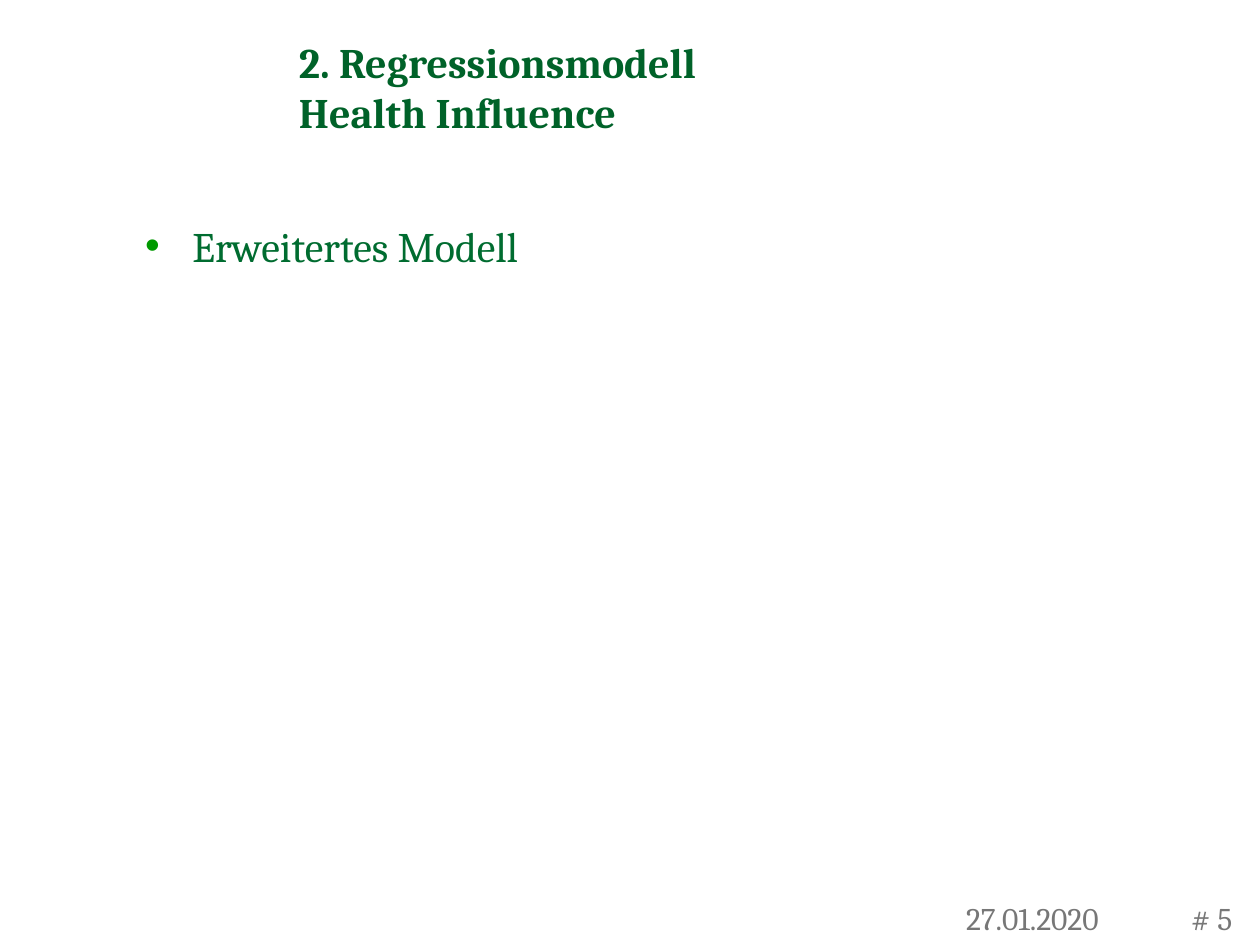
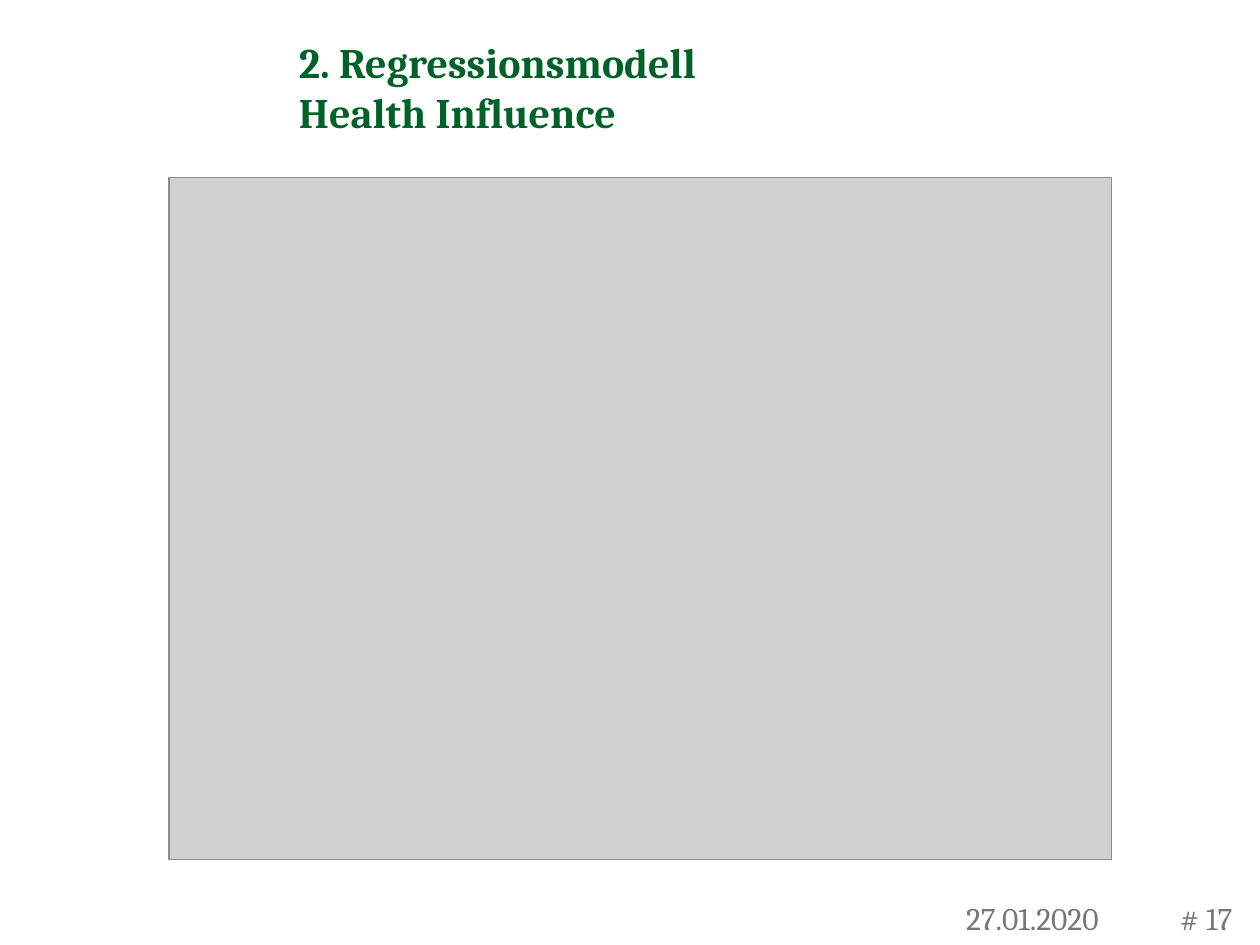
Before and after one commit to RafaelSchuetz/Pareto, a slide deck: slide 17 of CHILDREN/Zwischenkolloquien/2. Zwischentreffen Präsentation.pptx (slide 5 before the commit). Drawn at 1260x945 pixels with LibreOffice and Linux fonts; fonts in the diff are those of the drawing; grey boxes stand for pictures; background and template pictures are left out. Boxes give left, top, right and bottom in pixels: in the first picture for what was removed or moved away, otherwise in the second. Text is boxed around its words. In the diff, an @@ line names an element or a change of style, - is before the commit and + after.

```diff
--- a/CHILDREN/Zwischenkolloquien/2. Zwischentreffen Präsentation.pptx
+++ b/CHILDREN/Zwischenkolloquien/2. Zwischentreffen Präsentation.pptx
@@ picture added at (169, 178, 1111, 859) @@
@@ text removed at (192, 233, 519, 263) @@
-• Erweitertes Modell
@@ page number at (1206, 909, 1232, 930): text changed @@
-# 5
+# 17
```
Also in this commit, not shown: 5 other slides changed, 14 slides added, 2 slides removed, 11 other files.
